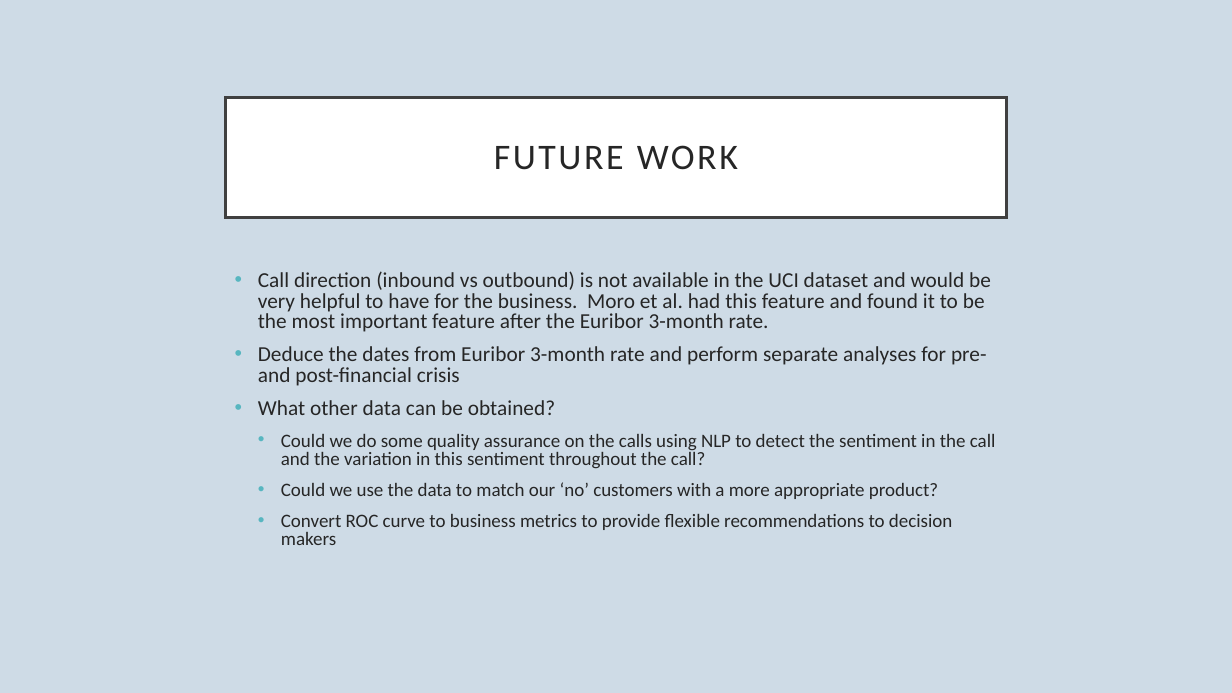
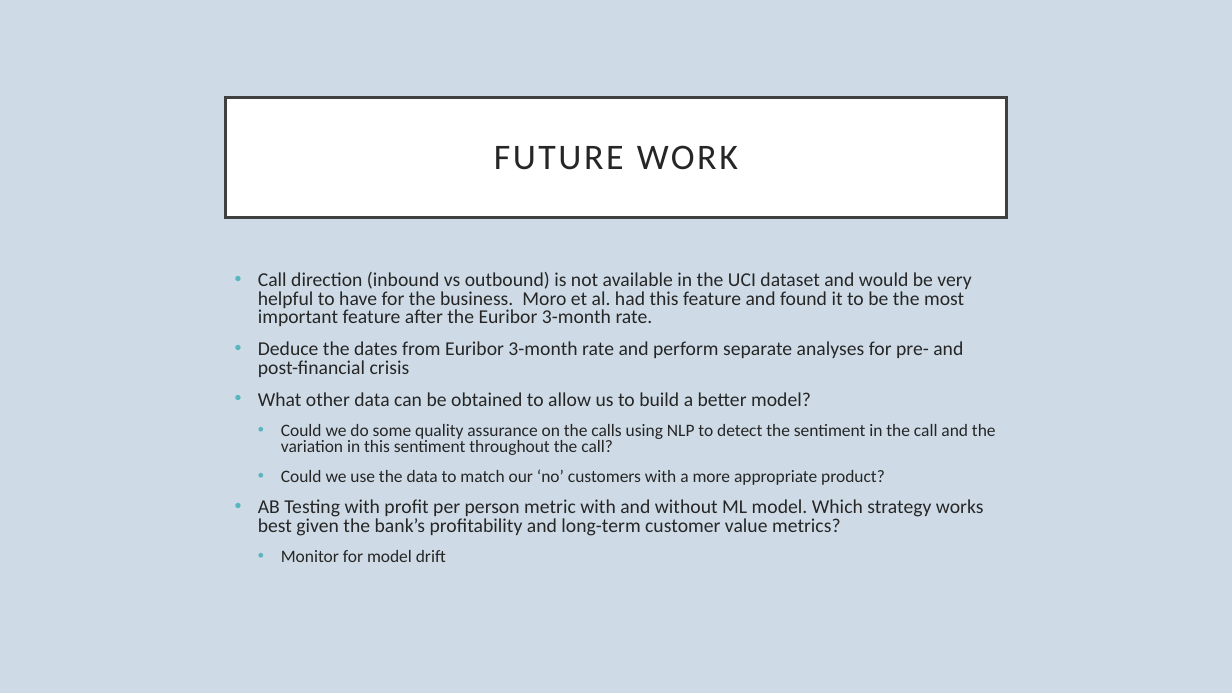
Before and after one commit to dapopov-st/bank-marketing-predicting-term-deposit-subscription, a slide deck: slide 14 of BankMarketing.pptx. Drawn at 1232x693 pixels with LibreOffice and Linux fonts; fonts in the diff are those of the drawing. Boxes give left, top, right and bottom in pixels: in the first picture for what was removed or moved away, otherwise in the second. Text is boxed around its words. In the diff, an @@ line names an element or a change of style, - is before the commit and + after.

```diff
--- a/BankMarketing.pptx
+++ b/BankMarketing.pptx
@@ text at (258, 272, 996, 485): size 16.6 to 15.3 pt in "Call direction (inbound vs outbound) is not ...", "Deduce the dates from Euribor 3-month rate ..."; size 14.8 to 13.6 pt in "Could we do some quality assurance on ...", "Could we use the data to match ..." @@
@@ text at (258, 392, 811, 406): text changed; size 16.6 to 15.3 pt @@
-• What other data can be obtained?
+• What other data can be obtained to allow us to build a better model?
@@ text at (258, 499, 984, 562): text changed; size 14.8 to 15.3 pt @@
-  • Convert ROC curve to business metrics to provide flexible recommendations to decision makers
+• AB Testing with profit per person metric with and without ML model. Which strategy works best given the bank’s profitability and long-term customer value metrics?
+  • Monitor for model drift
```
Also in this commit, not shown: 3 other slides changed, 1 other file.
